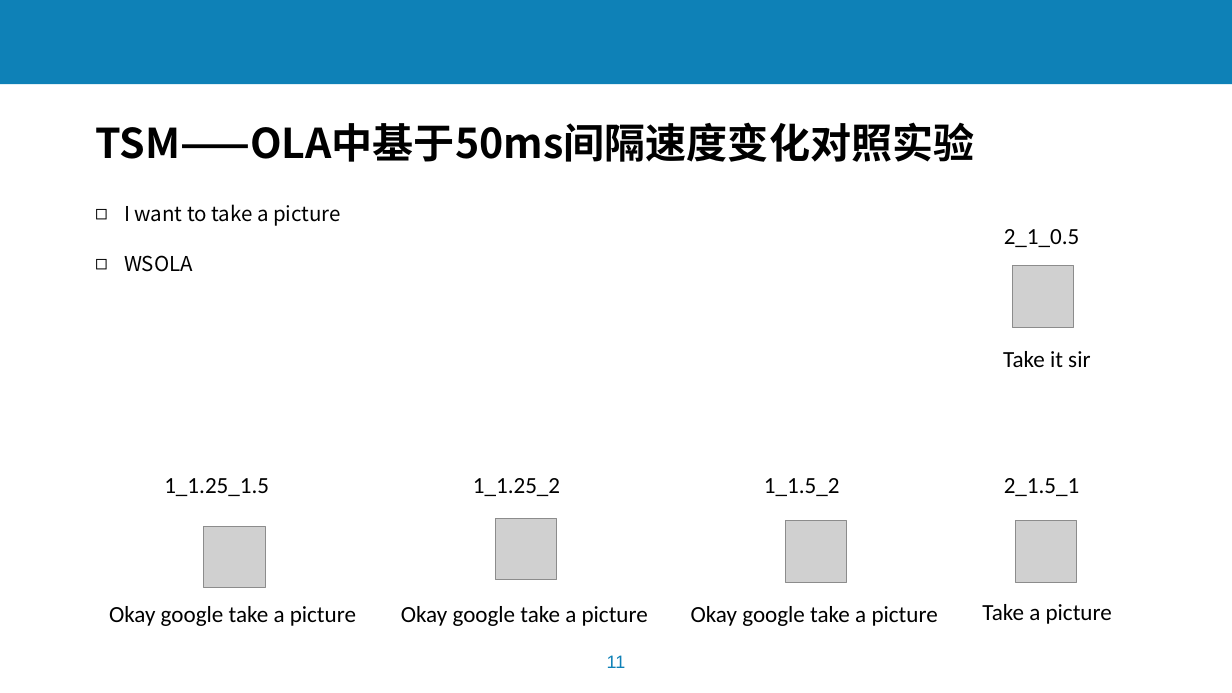
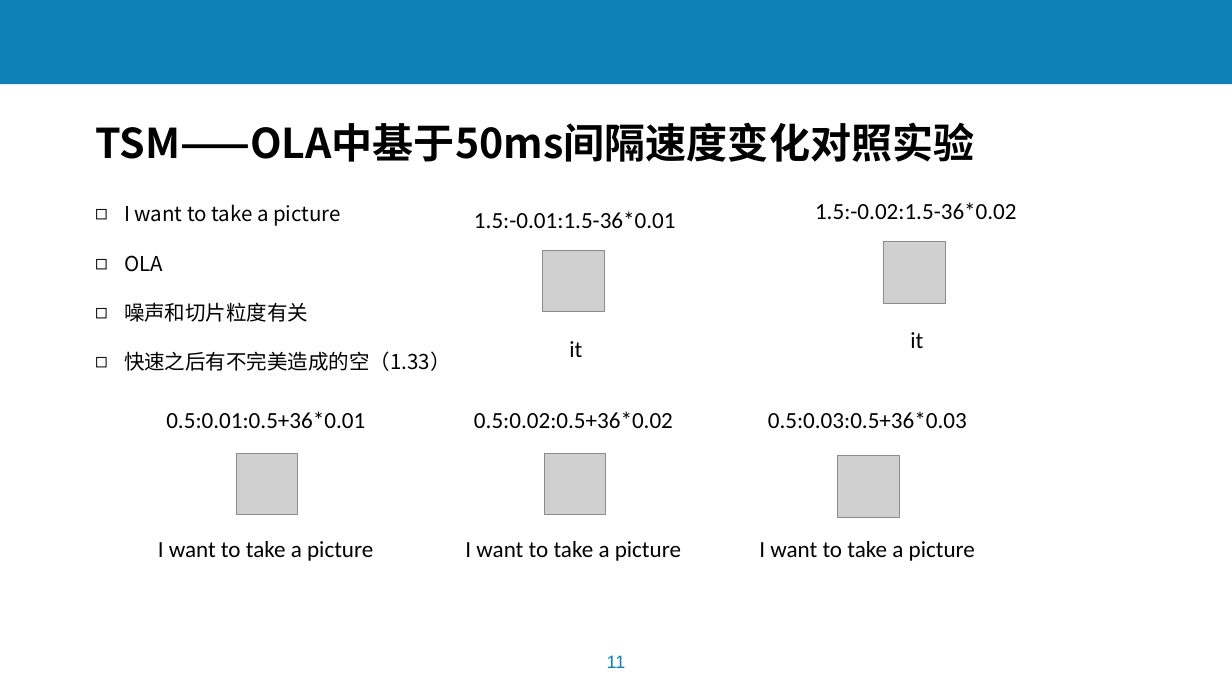
Before and after one commit to lchmoxing/audio_tsm_test, a slide deck: slide 11 of documents/基于音频预处理过程的语音识别系统攻击5.6_brief.pptx. Drawn at 1232x693 pixels with LibreOffice and Linux fonts; fonts in the diff are those of the drawing; grey boxes stand for pictures; background and template pictures are left out. Boxes give left, top, right and bottom in pixels: in the first picture for what was removed or moved away, otherwise in the second. Text is boxed around its words. In the diff, an @@ line names an element or a change of style, - is before the commit and + after.

```diff
--- a/documents/基于音频预处理过程的语音识别系统攻击5.6_brief.pptx
+++ b/documents/基于音频预处理过程的语音识别系统攻击5.6_brief.pptx
@@ text added at box(815, 202, 1017, 219), 18 pt, text #000000 @@
+1.5:-0.02:1.5-36*0.02
@@ text added at box(474, 211, 676, 228), 18 pt, text #000000 @@
+1.5:-0.01:1.5-36*0.01
@@ text removed at box(1004, 229, 1080, 247) @@
-2_1_0.5
@@ text at box(124, 255, 451, 371): text changed @@
-◻ WSOLA
+◻ OLA
+◻ 噪声和切片粒度有关
+◻ 快速之后有不完美造成的空（1.33）
@@ picture: place and size @@
-picture at box(1016, 520, 1078, 582)
+picture at box(543, 250, 604, 312)
@@ picture: place and size @@
-picture at box(1012, 266, 1074, 328)
+picture at box(884, 241, 946, 303)
@@ text added at box(569, 341, 582, 357), 18 pt, text #000000 @@
+it
@@ text at box(910, 332, 923, 348): text changed @@
-Take it sir
+it
@@ text at box(166, 411, 365, 428): text changed @@
-1_1.25_1.5
+0.5:0.01:0.5+36*0.01
@@ text at box(474, 411, 673, 428): text changed @@
-1_1.25_2
+0.5:0.02:0.5+36*0.02
@@ text at box(768, 411, 967, 428): text changed @@
-1_1.5_2
+0.5:0.03:0.5+36*0.03
@@ picture: place and size @@
-picture at box(203, 526, 265, 588)
+picture at box(237, 454, 299, 516)
@@ picture: place and size @@
-picture at box(495, 518, 557, 580)
+picture at box(544, 454, 606, 516)
@@ picture: place and size @@
-picture at box(786, 520, 848, 582)
+picture at box(838, 456, 900, 518)
@@ text removed at box(1004, 478, 1080, 496) @@
-2_1.5_1
@@ text at box(158, 541, 373, 561): text changed @@
-Okay google take a picture
+I want to take a picture
@@ text at box(465, 541, 681, 561): text changed @@
-Okay google take a picture
+I want to take a picture
@@ text at box(759, 541, 975, 561): text changed @@
-Okay google take a picture
+I want to take a picture
@@ text removed at box(982, 604, 1112, 624) @@
-Take a picture
```
Also in this commit, not shown: 5 other files.
